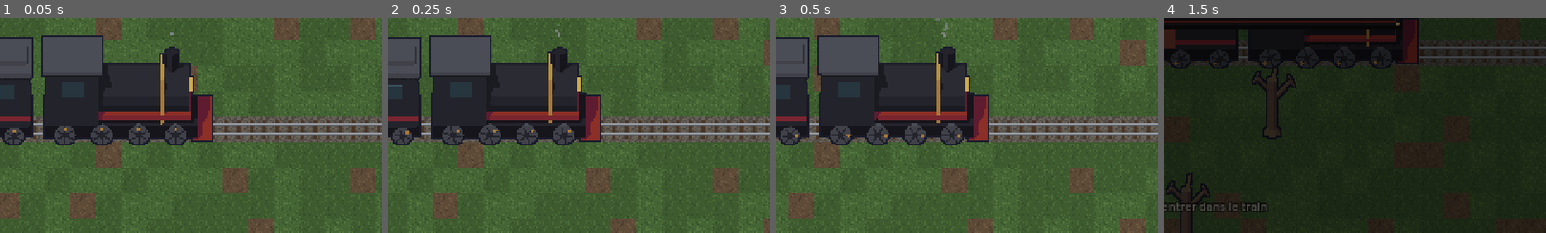
Above: before the commit, frames 1-4 (left to right).
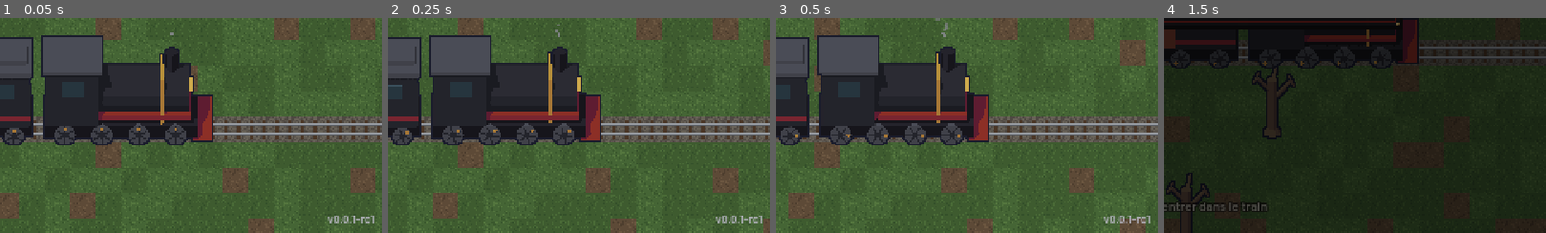
Above: after the commit, the same moments.

Repository: Andrews-Hef/Runaway-_train-
Game: Godot game, scene res://levels/title/title.tscn
The game is run twice, just before and just after one commit, with the same random seed, the same clock (stepped at 60 frames per second) and the same inputs.
Inputs (mouse positions are % of the whole screen's width and height, from its top left):
- Up to frame 1 (0.05 s): no input
- Up to frame 2 (0.25 s): no input
- Up to frame 3 (0.5 s): no input
- Up to frame 4 (1.5 s): click "Nouvelle partie" at 0.5 s; tap Enter at 1.25 s; move the mouse to (72, 45) at 1.27 s; hold D (move_right) from 1.28 s (still down); hold Space (attack) from 1.28 s (still down); click (72, 45) at 1.42 s
The pictures show only the part of the screen within x 50-100%, y 50-100%; the shares and areas given below are measured in that part.

The runs differ from the first frame. In frame 1, 0.2% of the frame differs, in the area x 85-98%, y 92-96%; in frame 2, 0.2%; in frame 3, 0.2%; in frame 4, nothing differs.

Commit message:
feat: bouton retour Android, pause en arrière-plan et version affichée
- Retour Android = Échap (ferme le menu ouvert, sinon pause) ; quitte seulement
  depuis l'écran titre (après avoir annulé une confirmation en cours)
- App en arrière-plan ou fenêtre quittée : pause, et sauvegarde dans le train ou en trajet
- Version (application/config/version, posée par la CI) sur l'écran titre et en pause
- Mission : état préparé avant le fondu (pas d'arrêt rejouable via une sauvegarde)
- MenuKit.focus_later : focus différé sans erreur si le menu a été reconstruit

Diff:
--- a/levels/title/title.gd
+++ b/levels/title/title.gd
@@ -4,6 +4,7 @@
 ## Le train roule en fond, la voie défile.
 
 const TILE_SIZE: int = 16
+const NEW_GAME_TEXT: String = "Nouvelle partie"
 
 @onready var _ground: Parallax2D = $Ground
 @onready var _tiles: TileMapLayer = $Ground/Tiles
@@ -24,7 +25,29 @@
 	_new_game.pressed.connect(_on_new_game)
 	_hint.text = "Partie sauvegardée à chaque trajet. Rater le train ramène à la dernière gare refuge." if has_save \
 		else "Tu viens d'être recruté à bord. Le capitaine attend."
-	(_continue if has_save else _new_game).grab_focus.call_deferred()
+	MenuKit.focus_later(_continue if has_save else _new_game)
+	_add_version()
+
+
+func _add_version() -> void:
+	var version := MenuKit.label(MenuKit.version_text(), MenuKit.MUTED)
+	version.name = "Version"
+	version.add_theme_font_size_override(&"font_size", 7)
+	$Ui/Root.add_child(version)
+	version.grow_horizontal = Control.GROW_DIRECTION_BEGIN
+	version.grow_vertical = Control.GROW_DIRECTION_BEGIN
+	version.set_anchors_and_offsets_preset(Control.PRESET_BOTTOM_RIGHT, Control.PRESET_MODE_MINSIZE, 4)
+
+
+## Bouton retour d'Android (via GameMenu) : annule la confirmation « effacer la partie »,
+## sinon quitte le jeu.
+func go_back() -> void:
+	if _confirm_new:
+		_confirm_new = false
+		_new_game.text = NEW_GAME_TEXT
+		_new_game.grab_focus()
+		return
+	get_tree().quit()
 
 
 func _paint_ground() -> void:
--- a/levels/train_interior/train_interior.gd
+++ b/levels/train_interior/train_interior.gd
@@ -479,12 +479,13 @@
 	_leaving = true
 	_player.set_controls_enabled(false)
 	_prompt.text = "%s descend seul..." % member.display_name
+	# Tout est appliqué avant le fondu : une sauvegarde pendant le fondu (app mise en
+	# arrière-plan) ne doit pas permettre de rejouer l'arrêt.
 	GameState.run_mission(member)
+	GameState.prepare_next_stop()
 	var slow := create_tween()
 	slow.tween_property(_fade, "color:a", 1.0, 0.6)
-	slow.tween_callback(func() -> void:
-		GameState.prepare_next_stop()
-		get_tree().change_scene_to_file(JOURNEY_SCENE))
+	slow.tween_callback(get_tree().change_scene_to_file.bind(JOURNEY_SCENE))
 
 
 ## Scène de l'arrêt à venir : gare refuge ou zone à fouiller.
--- a/project.godot
+++ b/project.godot
@@ -15,6 +15,7 @@
 run/main_scene="res://levels/title/title.tscn"
 config/features=PackedStringArray("4.7", "GL Compatibility")
 config/icon="res://icon.svg"
+config/quit_on_go_back=false
 
 [autoload]
 
--- a/tests/test_menus.gd
+++ b/tests/test_menus.gd
@@ -195,3 +195,84 @@
 	assert_true((exposure as StageBar).marks == [0.3, 0.6, 0.9], "repères Fièvre, Contaminé, Critique")
 	assert_true((hud.get_node("Root/Order") as PanelContainer).theme_type_variation == &"PaperPanel", "ordre sur télégramme")
 	hud.free()
+
+
+# --- Android : bouton retour, arrière-plan, version -----------------------------------
+
+const TITLE: PackedScene = preload("res://levels/title/title.tscn")
+
+
+## Fait comme si `path` était la scène en cours (pour GameMenu.scene_kind()).
+func _fake_scene(path: String) -> Node:
+	var scene := Node.new()
+	scene.scene_file_path = path
+	tree.root.add_child(scene)
+	tree.current_scene = scene
+	return scene
+
+
+func _leave_fake_scene(scene: Node) -> void:
+	GameMenu.close()
+	tree.current_scene = null
+	scene.free()
+	tree.paused = false
+
+
+func test_le_bouton_retour_ne_quitte_pas_le_jeu() -> void:
+	assert_false(ProjectSettings.get_setting("application/config/quit_on_go_back"), "réglage du projet")
+
+
+func test_le_bouton_retour_fait_comme_echap() -> void:
+	var scene := _fake_scene("res://levels/stop_zone/stop_zone.tscn")
+	GameMenu.go_back()
+	assert_true(GameMenu.is_open() and GameMenu.view == GameMenuScript.View.PAUSE, "ouvre la pause")
+	assert_true(tree.paused, "jeu en pause")
+	GameMenu.go_back()
+	assert_false(GameMenu.is_open(), "referme la pause")
+	assert_false(tree.paused, "le jeu reprend")
+	_leave_fake_scene(scene)
+
+
+func test_le_bouton_retour_ferme_d_abord_le_menu_du_train() -> void:
+	var scene := _fake_scene("res://levels/train_interior/train_interior.tscn")
+	var menu: Node = TRAIN_MENU.instantiate()
+	scene.add_child(menu)
+	menu.call(&"open", TrainMenu.Tab.STOCK)
+	GameMenu.go_back()
+	assert_false(menu.call(&"is_open"), "le menu du train se ferme")
+	assert_false(GameMenu.is_open(), "sans ouvrir la pause")
+	_leave_fake_scene(scene)
+
+
+func test_en_arriere_plan_le_jeu_se_met_en_pause_et_sauvegarde() -> void:
+	SaveStore.erase(SaveStore.RESUME)
+	var scene := _fake_scene("res://levels/train_interior/train_interior.tscn")
+	GameMenu.on_app_hidden()
+	assert_true(GameMenu.is_open() and tree.paused, "pause")
+	assert_true(SaveStore.exists(SaveStore.RESUME), "partie sauvegardée")
+	_leave_fake_scene(scene)
+	SaveStore.erase(SaveStore.RESUME)
+	scene = _fake_scene("res://levels/stop_zone/stop_zone.tscn")
+	GameMenu.on_app_hidden()
+	assert_true(GameMenu.is_open(), "en zone : pause aussi")
+	assert_false(SaveStore.exists(SaveStore.RESUME), "mais pas de sauvegarde au milieu d'un arrêt")
+	_leave_fake_scene(scene)
+
+
+func test_la_version_est_affichee() -> void:
+	var version: String = ProjectSettings.get_setting("application/config/version")
+	assert_true(MenuKit.version_text() == "v" + version, "v + version du projet")
+	var title: Node = TITLE.instantiate()
+	tree.root.add_child(title)
+	var label: Label = title.get_node("Ui/Root/Version")
+	assert_true(label.text == MenuKit.version_text(), "sur l'écran titre")
+	title.free()
+
+
+func test_sur_l_ecran_titre_retour_annule_la_confirmation() -> void:
+	var title: Node = TITLE.instantiate()
+	tree.root.add_child(title)
+	title.set(&"_confirm_new", true)
+	title.call(&"go_back")
+	assert_false(title.get(&"_confirm_new"), "confirmation annulée (le jeu ne quitte pas)")
+	title.free()
--- a/ui/common/menu_kit.gd
+++ b/ui/common/menu_kit.gd
@@ -59,6 +59,22 @@
 		child.queue_free()
 
 
+## Donne le focus (clavier, manette) au prochain frame, si le contrôle est encore
+## affiché : un menu reconstruit entre-temps (MenuKit.clear) a pu le retirer.
+static func focus_later(control: Control) -> void:
+	_focus_if_shown.call_deferred(control)
+
+
+static func _focus_if_shown(control: Variant) -> void:
+	if is_instance_valid(control) and (control as Control).is_inside_tree() and (control as Control).is_visible_in_tree():
+		(control as Control).grab_focus()
+
+
+## Version du jeu (« v0.0.1-rc1 ») : la CI y met le tag ou « -dev.<n° du run> ».
+static func version_text() -> String:
+	return "v%s" % ProjectSettings.get_setting("application/config/version", "?")
+
+
 ## « 3 bois, 2 tissu ».
 static func describe_amounts(amounts: Dictionary[StringName, int]) -> String:
 	var parts: PackedStringArray = []
--- a/ui/encounter/encounter_dialog.gd
+++ b/ui/encounter/encounter_dialog.gd
@@ -94,7 +94,7 @@
 		if first_enabled == null and not button.disabled:
 			first_enabled = button
 	if first_enabled:
-		first_enabled.grab_focus.call_deferred()
+		MenuKit.focus_later(first_enabled)
 
 
 func _on_continue_pressed() -> void:
--- a/ui/game_menu/game_menu.gd
+++ b/ui/game_menu/game_menu.gd
@@ -7,6 +7,9 @@
 ##   équipement à bord ; onglet Grade (mérite, ordre, choix des talents).
 ## - Sur téléphone : deux boutons à droite de l'écran, « Sac » et « II ».
 ## - À l'arrivée en zone et dans le train : rappel des touches pendant quelques secondes.
+## - Android : le bouton retour fait comme Échap (il ne quitte pas le jeu, sauf depuis
+##   l'écran titre). Quand l'app passe en arrière-plan, le jeu se met en pause et se
+##   sauvegarde si possible (Android peut fermer une app en arrière-plan).
 ##
 ## L'interface est construite en code (comme les menus du train) et lit GameState.
 
@@ -23,6 +26,8 @@
 	"res://levels/refuge/refuge.tscn": &"refuge",
 	"res://levels/journey/journey.tscn": &"journey",
 }
+## Scènes où l'on peut sauvegarder à tout moment (on reprend au trajet, rien n'est perdu).
+const SAVABLE_KINDS: Array[StringName] = [&"train", &"journey"]
 ## Scènes avec les boutons tactiles « Sac » et « II » (le trajet n'a pas d'interface).
 const TOUCH_BUTTON_KINDS: Array[StringName] = [&"zone", &"train", &"refuge"]
 ## Durée du rappel des touches.
@@ -80,6 +85,48 @@
 	return view != View.NONE
 
 
+# --- Système (Android : bouton retour, arrière-plan) ---------------------------------
+
+func _notification(what: int) -> void:
+	match what:
+		NOTIFICATION_WM_GO_BACK_REQUEST:
+			go_back()
+		NOTIFICATION_APPLICATION_PAUSED, NOTIFICATION_APPLICATION_FOCUS_OUT:
+			on_app_hidden()
+
+
+## Bouton retour d'Android : exactement comme Échap. Il ferme le menu ouvert (celui de
+## la scène d'abord, comme le menu du train), sinon il ouvre la pause. Sur l'écran
+## titre, c'est la scène qui décide (annuler, ou quitter le jeu).
+func go_back() -> void:
+	if scene_kind() == &"":
+		var scene: Node = get_tree().current_scene
+		if scene != null and scene.has_method(&"go_back"):
+			scene.call(&"go_back")
+		return
+	var escape := InputEventAction.new()
+	escape.action = &"pause"
+	escape.pressed = true
+	get_viewport().push_input(escape)
+
+
+## L'app passe en arrière-plan (appel, notification, bouton accueil, autre fenêtre) :
+## sauvegarde si la scène le permet, et pause pour ne rien rater au retour.
+func on_app_hidden() -> void:
+	save_if_possible()
+	if view == View.NONE and is_available():
+		open_pause()
+
+
+## Sauvegarde la partie telle quelle, si on est dans le train ou en trajet (on y
+## reprendra). En zone ou en gare, la reprise se fait au dernier point sauvegardé.
+func save_if_possible() -> bool:
+	if not scene_kind() in SAVABLE_KINDS:
+		return false
+	Campaign.autosave_journey()
+	return true
+
+
 # --- Entrées ------------------------------------------------------------------------
 
 ## Ouvrir : en dernier (les menus de la scène, comme celui du train, se ferment d'abord
@@ -131,7 +178,7 @@
 	_inventory_panel.visible = true
 	_root.visible = true
 	_update_touch_buttons()
-	_inventory_tabs.get_tab_bar().grab_focus.call_deferred()
+	MenuKit.focus_later(_inventory_tabs.get_tab_bar())
 
 
 func close() -> void:
@@ -299,7 +346,11 @@
 	_pause_box.add_child(_button("Écran titre", _confirm_title))
 	if not OS.has_feature("mobile") and not OS.has_feature("web"):
 		_pause_box.add_child(_button("Quitter le jeu", func() -> void: get_tree().quit()))
-	resume.grab_focus.call_deferred()
+	var version := MenuKit.label(MenuKit.version_text(), MenuKit.MUTED)
+	version.horizontal_alignment = HORIZONTAL_ALIGNMENT_CENTER
+	version.add_theme_font_size_override(&"font_size", 7)
+	_pause_box.add_child(version)
+	MenuKit.focus_later(resume)
 
 
 func _show_controls() -> void:
@@ -315,7 +366,7 @@
 		_pause_box.add_child(row)
 	var back := _button("Retour", _show_pause_buttons)
 	_pause_box.add_child(back)
-	back.grab_focus.call_deferred()
+	MenuKit.focus_later(back)
 
 
 ## Les commandes du périphérique : [action, touche(s)].
@@ -326,7 +377,7 @@
 				["Inventaire", "Y"], ["Pause", "Start"], ["Retour", "B"]]
 		InputMode.Device.TOUCH:
 			return [["Se déplacer", "Joystick à gauche"], ["Frapper", "Bouton Coup"], ["Agir, fouiller", "Bouton Agir (maintenir)"],
-				["Inventaire", "Bouton Sac, à droite"], ["Pause", "Bouton II, à droite"]]
+				["Inventaire", "Bouton Sac, à droite"], ["Pause", "Bouton II, à droite"], ["Retour", "Bouton retour du téléphone"]]
 	return [["Se déplacer", "ZQSD, WASD ou flèches"], ["Frapper", "Espace ou clic gauche"],
 		["Agir, fouiller", "E (maintenir)"], ["Inventaire", "I ou Tab"], ["Pause", "Échap"]]
 
@@ -342,7 +393,7 @@
 	_pause_box.add_child(_button("Oui, écran titre", _go_to_title))
 	var stay := _button("Non, reprendre", _show_pause_buttons)
 	_pause_box.add_child(stay)
-	stay.grab_focus.call_deferred()
+	MenuKit.focus_later(stay)
 
 
 ## Ce qu'on perd en quittant ici.
@@ -357,8 +408,7 @@
 
 func _go_to_title() -> void:
 	# Dans le train, rien n'est perdu : on sauvegarde la session telle quelle.
-	if scene_kind() == &"train" or scene_kind() == &"journey":
-		Campaign.autosave_journey()
+	save_if_possible()
 	view = View.NONE
 	_root.visible = false
 	get_tree().paused = false
--- a/ui/refuge/refuge_menu.gd
+++ b/ui/refuge/refuge_menu.gd
@@ -53,7 +53,7 @@
 	_refresh()
 	_tabs.current_tab = tab
 	_root.visible = true
-	_close.grab_focus.call_deferred()
+	MenuKit.focus_later(_close)
 
 
 func close() -> void:
--- a/ui/result/result_screen.gd
+++ b/ui/result/result_screen.gd
@@ -159,12 +159,12 @@
 		button.pressed.connect(func() -> void:
 			GameState.choose_perk(perk)
 			_fill_promotion.call_deferred()
-			_button.grab_focus.call_deferred())
+			MenuKit.focus_later(_button))
 		row.add_child(button)
 		if first == null:
 			first = button
 	_career.add_child(row)
-	first.grab_focus.call_deferred()
+	MenuKit.focus_later(first)
 
 
 func _career_line(text: String, color: Color) -> Label:
--- a/ui/route/route_menu.gd
+++ b/ui/route/route_menu.gd
@@ -84,7 +84,7 @@
 	_box.add_child(cancel)
 	_root.visible = true
 	if first_button:
-		_focus.call_deferred(first_button)
+		MenuKit.focus_later(first_button)
 
 
 func close() -> void:
@@ -141,12 +141,6 @@
 	return button
 
 
-## Focus manette/clavier, si le bouton est encore affiché (le menu a pu changer entre-temps).
-static func _focus(button: Variant) -> void:
-	if is_instance_valid(button) and (button as Button).is_inside_tree():
-		(button as Button).grab_focus()
-
-
 static func _available_crew() -> Array[CrewMember]:
 	var able: Array[CrewMember] = []
 	for member: CrewMember in GameState.crew:
@@ -181,7 +175,7 @@
 	back.pressed.connect(open)
 	_box.add_child(back)
 	if first:
-		_focus.call_deferred(first)
+		MenuKit.focus_later(first)
 
 
 func _choose(index: int) -> void:
--- a/ui/train/train_menu.gd
+++ b/ui/train/train_menu.gd
@@ -65,7 +65,7 @@
 		_tabs.set_tab_hidden(i, not linked and i != tab)
 	_hint.visible = not linked
 	_root.visible = true
-	_close.grab_focus.call_deferred()
+	MenuKit.focus_later(_close)
 
 
 func close() -> void:
